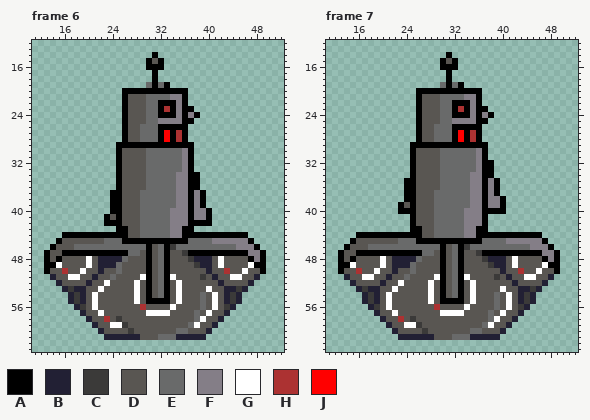
Two versions of one pixel-art file, Sprites/Pawns/Robit_Pawn-03-01.aseprite. Above, as it was before the edit.
64x64 pixels, 80 frames. Shown: frame 6: x 11..52, y 12..63; frame 7: x 11..52, y 12..63. The commit also changed other frames, which this record leaves out.
Visible layers, top first: "Robit-Main", "Robit-Wheel", "Pawn-03-Body", "Pawn-03-Tracks".
Palette (. is transparent): A #000000  B #222034  C #3b3a39  D #595652  E #696a6a  F #847e87  G #ffffff  H #ac3232  J #ff0000
Pixels before, frame 6, first column x 13:
14 ..................A..................
15 .................ADA.................
16 .................AAA.................
17 ..................A..................
18 ..................A..................
19 .................EAEA................
20 .............AAAAAAAAAAA.............
21 .............ADDDEEEEFFA.............
22 .............ADDDEEAAAFA.............
23 .............ADDDEEAHAFAA............
24 .............ADDDEEAAAFAFA...........
25 .............ADDDEEFFFFAA............
26 .............ADDEEEAAAAA.............
27 .............ADDEEEAJAHA.............
28 .............ADDEEEAJAHA.............
29 ............AAAAAAAAAAAAA............
30 ............ADDDDEEEEEEFA............
31 ............ADDDDEEEEEEFA............
32 ............ADDDDEEEEEEFA............
33 ............ADDDDEEEEEEFA............
34 ............ADDDDEEEEEFFAA...........
35 ............ADDDDEEEEEFFAA...........
36 ............ADDDDEEEEEFFAA...........
37 ...........AADDDEEEEEEFFAFA..........
38 ...........AADDDEEEEEEFFAFA..........
39 ...........AADDDEEEEEEFFAFA..........
40 ...........AADDDEEEEEFFFAFFA.........
41 ..........ADADDDEEEEEFFFAFFA.........
42 ..........AAADDDEEEEEFFFAAAA.........
43 ............AADDEEEEEFFAA............
44 ...AAAAAAAAAAADDEEEEEFFAAAAAAAAAAA...
45 ..ADDDDDDDEEEAAAAAAAAAAAEEEEFFFFFFA..
46 .ADDDEEEEEEEEEEEEADEACEEEEEEEEEEFFFA.
47 ADDAAAAAAAAAAAEEDADEADDCAAAAAAAAAAFFA
48 ADADDDDGDBBBBEDDDADEADDDCBBBDGDDDDAFA
49 AAGDDDDGDBBBEDDDDADEADDDDCBBDGDDDDGAA
50 ADDHDDGDDBDDEDDDDADEADDDDDDBDDHDDGDDA
51 .BDDGGDDBDDEDDDDGADEAGDDDDCDBDDGGDDB.
52 ..BDDDDBDDGDDDDGDADEADGDDDDDDBDDDDB..
53 ...BCBBDDGDDDDDGDADEADGDDDDGDDBBCB...
54 ....BCBDGDDDDDDGDADEADGDDDEDGDBCB....
55 ....BCBDGDDDDDDGDAAAADGDDDEDGDBCB....
56 .....BCDGDDDDDDDHDDDDGDDDDEDGDCB.....
57 ......BDDGDDDDDDDGGGGDDDDEDGDDB......
58 .......BDDHDCDDDDDDDDDDDDEGDDB.......
59 ........BDDGGCDDDDDDDDDDEGDDB........
60 .........BDDDDCDDDDDDDEEDDDB.........
61 ..........BBBBBBDDDEEEBBBBB..........
Pixels before, frame 7, first column x 13:
14 ..................A..................
15 .................ADA.................
16 .................AAA.................
17 ..................A..................
18 ..................A..................
19 .................EAEA................
20 .............AAAAAAAAAAA.............
21 .............ADDDEEEEFFA.............
22 .............ADDDEEAAAFA.............
23 .............ADDDEEAHAFAA............
24 .............ADDDEEAAAFAFA...........
25 .............ADDDEEFFFFAA............
26 .............ADDEEEAAAAA.............
27 .............ADDEEEAJAHA.............
28 .............ADDEEEAJAHA.............
29 ............AAAAAAAAAAAAA............
30 ............ADDDDEEEEEEFA............
31 ............ADDDDEEEEEEFA............
32 ............ADDDDEEEEEEFAA...........
33 ............ADDDDEEEEEEFAA...........
34 ............ADDDDEEEEEFFAA...........
35 ...........AADDDDEEEEEFFAFA..........
36 ...........AADDDDEEEEEFFAFA..........
37 ...........AADDDEEEEEEFFAFA..........
38 ...........AADDDEEEEEEFFAFFA.........
39 ..........ADADDDEEEEEEFFAFFA.........
40 ..........AAADDDEEEEEFFFAAAA.........
41 ............ADDDEEEEEFFFA............
42 ............ADDDEEEEEFFFA............
43 ............AADDEEEEEFFAA............
44 ...AAAAAAAAAAADDEEEEEFFAAAAAAAAAAA...
45 ..ADDDDDDDEEEAAAAAAAAAAAEEEEFFFFFFA..
46 .ADDDEEEEEEEEEEEEADEACEEEEEEEEEEFFFA.
47 ADDAAAAAAAAAAAEEDADEADDCAAAAAAAAAAFFA
48 ADADDDDGDBBBBEDDDADEADDDCBBBDGDDDDAFA
49 AAGDDDDGDBBBEDDDDADEADDDDCBBDGDDDDGAA
50 ADDHDDGDDBDDEDDDDADEADDDDDDBDDHDDGDDA
51 .BDDGGDDBDDEDDDDGADEAGDDDDCDBDDGGDDB.
52 ..BDDDDBDDGDDDDGDADEADGDDDDDDBDDDDB..
53 ...BCBBDDGDDDDDGDADEADGDDDDGDDBBCB...
54 ....BCBDGDDDDDDGDADEADGDDDEDGDBCB....
55 ....BCBDGDDDDDDGDAAAADGDDDEDGDBCB....
56 .....BCDGDDDDDDDHDDDDGDDDDEDGDCB.....
57 ......BDDGDDDDDDDGGGGDDDDEDGDDB......
58 .......BDDHDCDDDDDDDDDDDDEGDDB.......
59 ........BDDGGCDDDDDDDDDDEGDDB........
60 .........BDDDDCDDDDDDDEEDDDB.........
61 ..........BBBBBBDDDEEEBBBBB..........
Once edited:
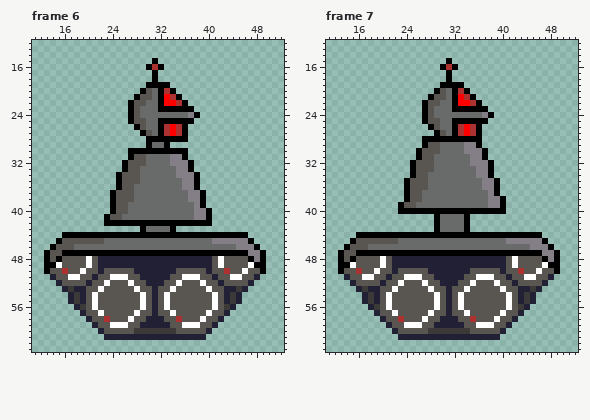
The edit:
layer "Robit-Wheel" now hidden
layer "Robit-Main" now hidden
Changed rows in their new state; - is an unchanged pixel.
Frame 6:
first column x 24:
14 -------.--------
15 ------.A.-------
16 -------H--------
19 ------A-A-------
20 --...-DE-H-..---
21 --..A-D-AJHA.---
22 --.A-----JJH----
23 --.A-E---A-A----
24 --.A-E--EEEEE---
25 --.A----AAAA----
26 --..AD---HJH----
27 --...AD--HJ-----
28 --....AA-A-A----
29 -.....-EE-....--
30 -..AAAAAAAAAA.--
31 -..A------FFA.--
32 -.A-------FF----
33 -.A--E-----F----
34 -----E-------F--
35 -----E-----E-F--
36 ----EE-----E-F--
37 -D--E------EEF--
38 -D--E------EEF--
39 -D-EE------EEE--
40 -D-EE-----EEEE--
41 -DEEE-----EEEE--
42 --AAAAAAAAAAA---
43 -....A----A...--
44 ---AAAAAAAAA----
45 --EEEEEEEEEEE---
46 ------EE-EE-----
47 ---AAA-AA-AAA---
48 --BBBBBBBBBBBB--
49 -BBBBBBBBBBBBBB-
50 -D--BBBBBBB-----
51 GGG--BBBBBD-GGGD
52 ---GD-BBBD-----G
53 ------DBDDGD----
54 ----DGDBDG-D---D
55 ----DGDBDG-D---D
56 -----G-B-GD----D
57 ----G-DBDDG---D-
58 -D-G--BBB--H--D-
59 --G--BBBBB--GG--
60 ---DCCCCCCCDD---
61 -----BBBBBB-----
Frame 7:
first column x 24:
14 -------.--------
15 ------.A.-------
16 -------H--------
19 ------A-A-------
20 --...-DE-H-..---
21 --..A-D-AJHA.---
22 --.A-----JJH----
23 --.A-E---A-A----
24 --.A-E--EEEEE---
25 --.A----AAAA----
26 --..AD---HJH----
27 --...AD--HJ-----
28 --.AAAAA-A-A----
29 -..-DDEEEEFF-.--
30 -.A-------FF----
31 -.A--E-----F----
32 -----E-----F-F--
33 -----E-------F--
34 ----EE-----E-F--
35 -D--EE-----EEF--
36 -D--EE-----EEF--
37 -D-EE------EEE--
38 -D-EE------EEE--
39 -DEEE------EEE--
40 --AAAAAAAAAAA---
41 -....A----A...--
42 -....A----A...--
43 -....A----A...--
44 ---AAAAAAAAA----
45 --EEEEEEEEEEE---
46 ------EE-EE-----
47 ---AAA-AA-AAA---
48 --BBBBBBBBBBBB--
49 -BBBBBBBBBBBBBB-
50 -D--BBBBBBB-----
51 GGG--BBBBBD-GGGD
52 ---GD-BBBD-----G
53 ------DBDDGD----
54 ----DGDBDG-D---D
55 ----DGDBDG-D---D
56 -----G-B-GD----D
57 ----G-DBDDG---D-
58 -D-G--BBB--H--D-
59 --G--BBBBB--GG--
60 ---DCCCCCCCDD---
61 -----BBBBBB-----
